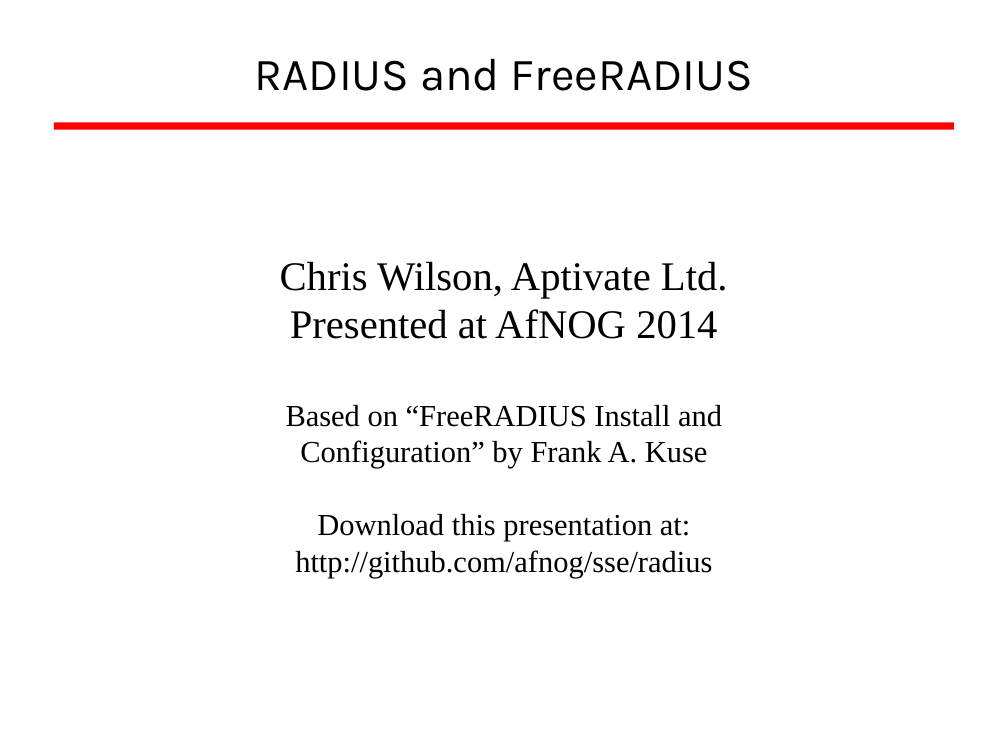
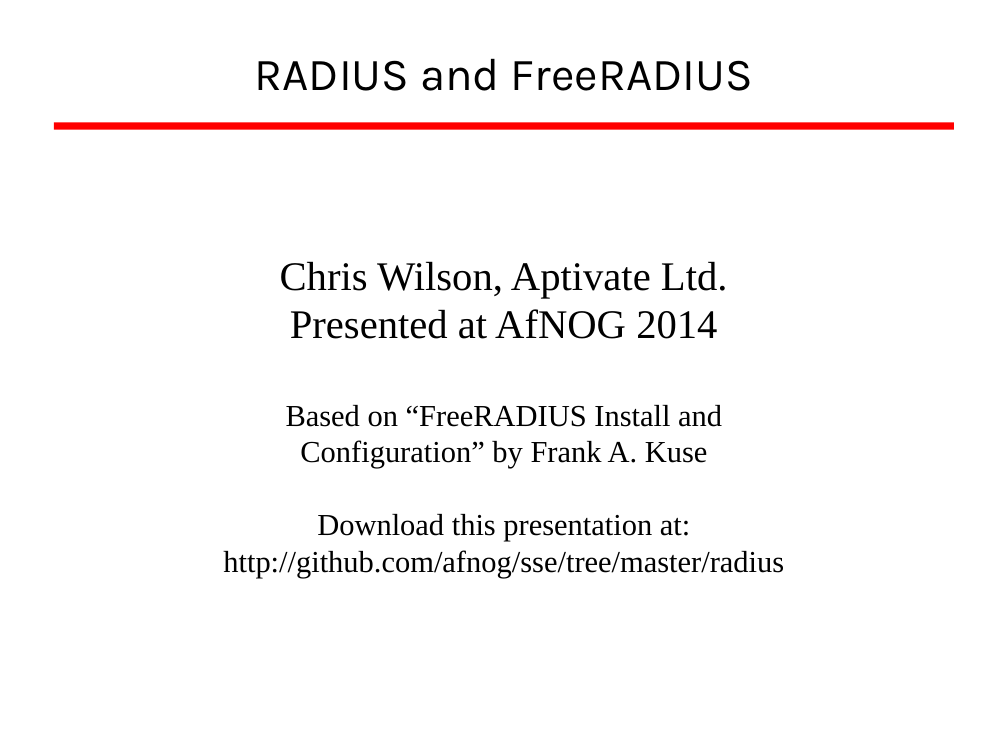
Before and after one commit to afnog/sse, a slide deck: slide 1 of radius/radius_presentation.odp. Drawn at 1008x756 pixels with LibreOffice and Linux fonts; fonts in the diff are those of the drawing; background and template pictures are left out. Boxes give left, top, right and bottom in pixels: in the first picture for what was removed or moved away, otherwise in the second. Text is boxed around its words. In the diff, an @@ line names an element or a change of style, - is before the commit and + after.

```diff
--- a/radius/radius_presentation.odp
+++ b/radius/radius_presentation.odp
@@ subtitle at bbox=[223, 550, 784, 578]: text changed @@
-http://github.com/afnog/sse/radius
+http://github.com/afnog/sse/tree/master/radius
```
Also in this commit, not shown: 1 other file.
